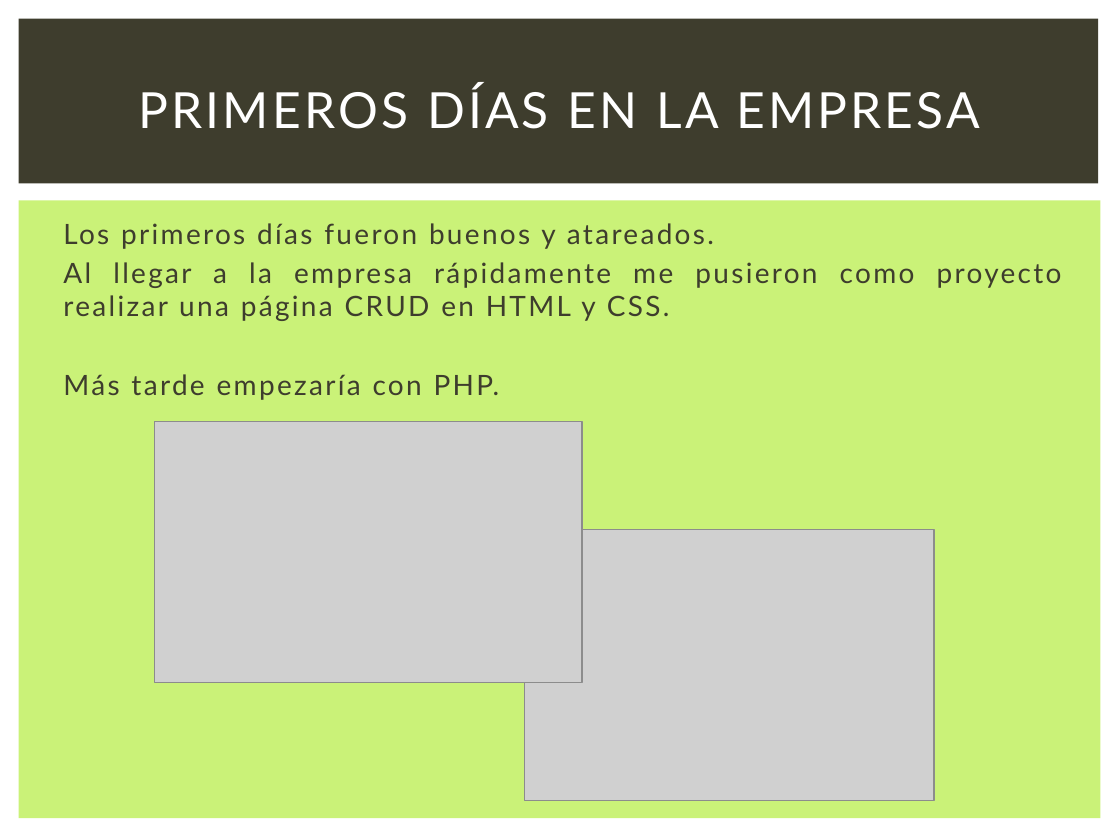
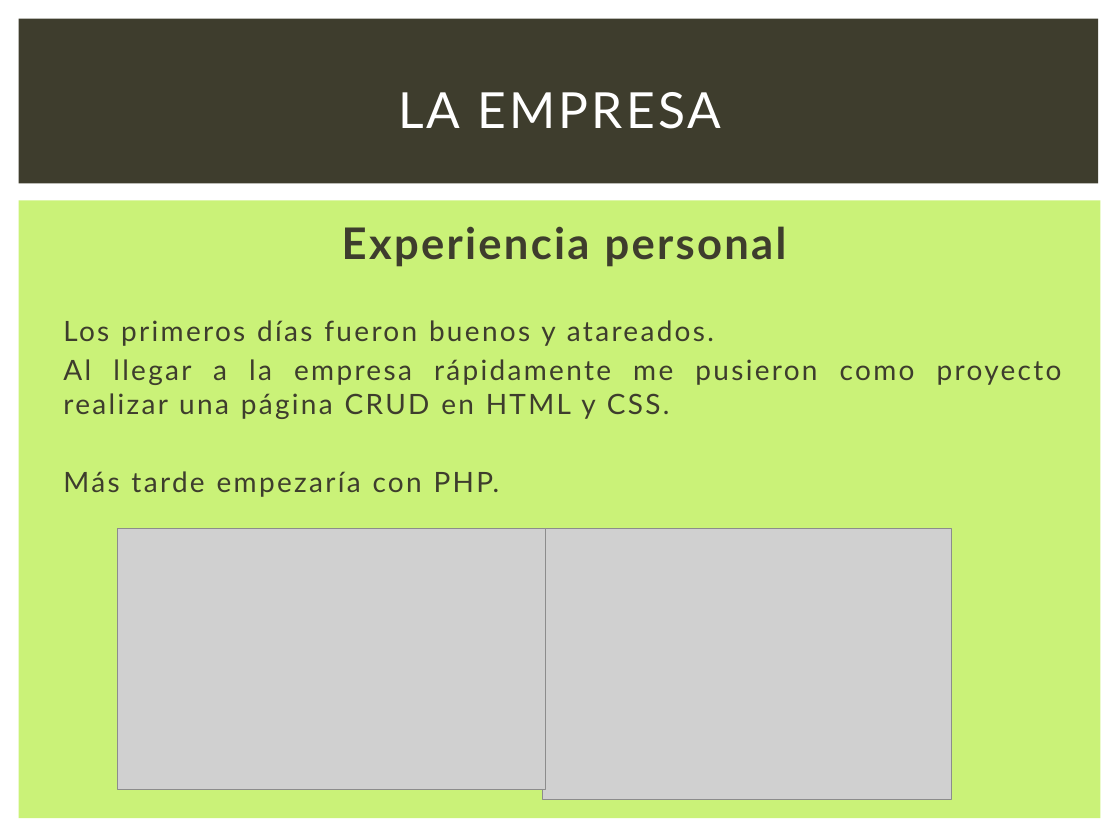
Before and after one commit to rafacampjurado/Presentaci-nDual2018, a slide deck: slide 5 of Presentación.ppsx (slide 3 before the commit). Drawn at 1120x840 pixels with LibreOffice and Linux fonts; fonts in the diff are those of the drawing; grey boxes stand for pictures. Boxes give left, top, right and bottom in pixels: in the first picture for what was removed or moved away, otherwise in the second. Text is boxed around its words. In the diff, an @@ line names an element or a change of style, - is before the commit and + after.

```diff
--- a/Presentación.ppsx
+++ b/Presentación.ppsx
@@ title at <box>398,92,722,129</box>: text changed @@
-PRIMEROS DÍAS EN LA EMPRESA
+LA EMPRESA
@@ text at <box>342,226,787,267</box>: paragraph added @@
+Experiencia personal
@@ picture: place and size @@
-picture at <box>155,421,582,682</box>
+picture at <box>118,529,545,790</box>
@@ picture: place and size @@
-picture at <box>525,530,934,801</box>
+picture at <box>542,529,951,800</box>
```
Also in this commit, not shown: 2 other slides changed, 3 slides added, 2 other files.
